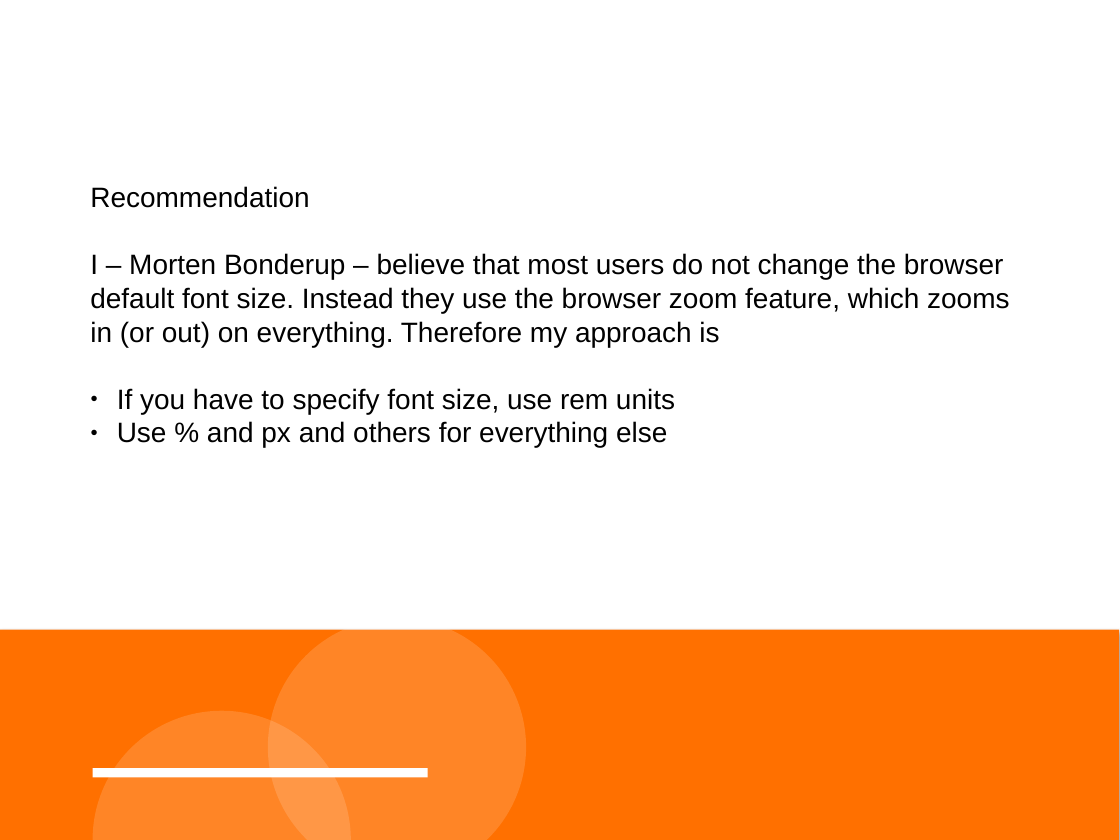
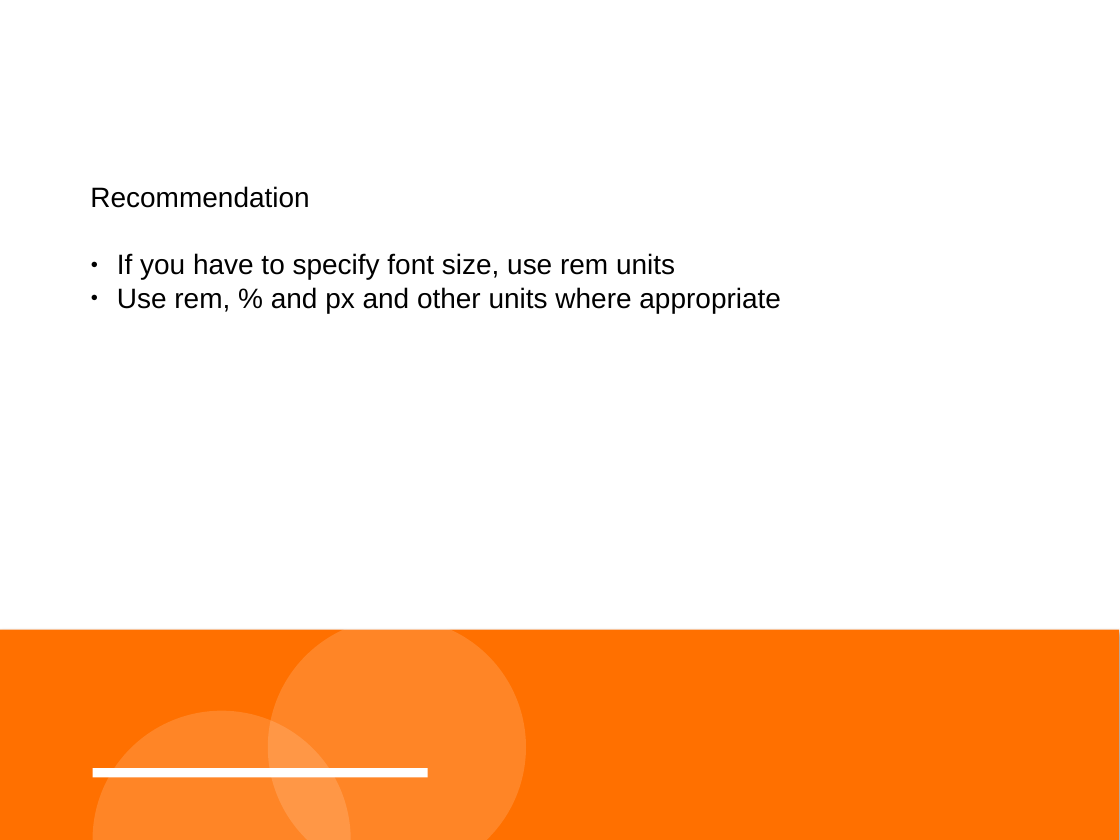
Before and after one commit to MortenBonderup/E20Material, a slide deck: slide 7 of 2. CSS basics/2.06 Specify CSS lengths/Lecture/Specify CSS lengths.pptx. Drawn at 1120x840 pixels with LibreOffice and Linux fonts; fonts in the diff are those of the drawing; background and template pictures are left out. Boxes give left, top, right and bottom in pixels: in the first picture for what was removed or moved away, otherwise in the second. Text is boxed around its words. In the diff, an @@ line names an element or a change of style, - is before the commit and + after.

```diff
--- a/2. CSS basics/2.06 Specify CSS lengths/Lecture/Specify CSS lengths.pptx
+++ b/2. CSS basics/2.06 Specify CSS lengths/Lecture/Specify CSS lengths.pptx
@@ text at box(90, 253, 1009, 347): paragraph removed @@
-I – Morten Bonderup – believe that most users do not change the browser default font size. Instead they use the browser zoom feature, which zooms in (or out) on everything. Therefore my approach is
@@ text at box(117, 287, 781, 313): text changed @@
-● Use % and px and others for everything else
+● Use rem, % and px and other units where appropriate
```
Also in this commit, not shown: 5 other files.
